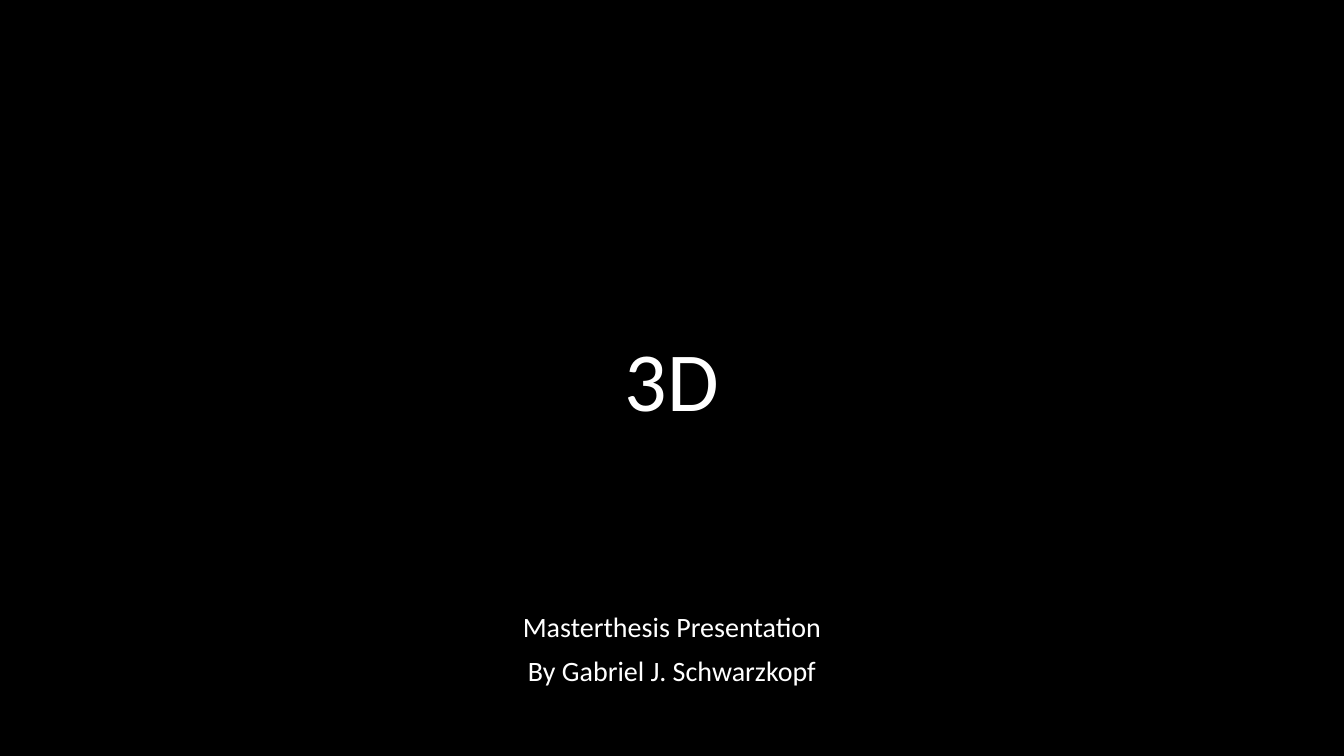
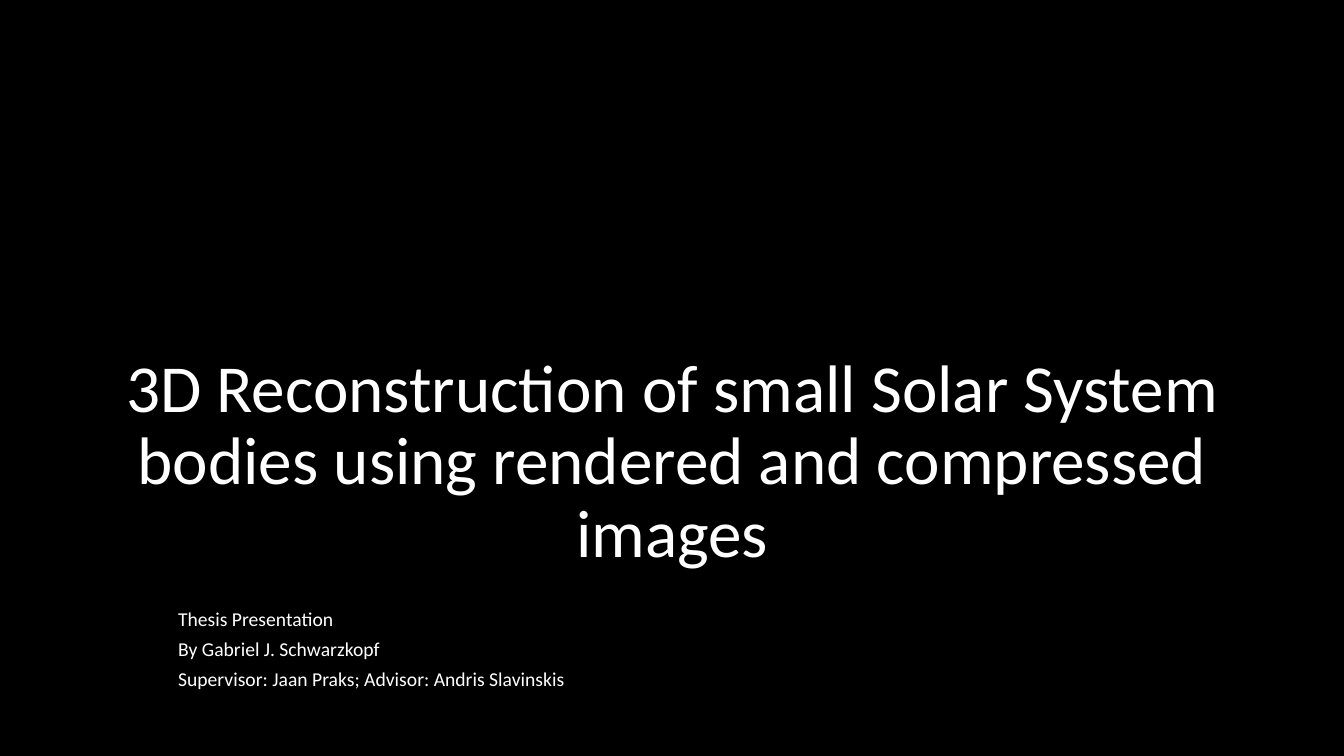
Before and after one commit to SISPO-developers/sispo, a slide deck: slide 1 of doc/thesis/Presentation/Thesis_presentation.pptx. Drawn at 1344x756 pixels with LibreOffice and Linux fonts; fonts in the diff are those of the drawing; background and template pictures are left out. Boxes give left, top, right and bottom in pixels: in the first picture for what was removed or moved away, otherwise in the second. Text is boxed around its words. In the diff, an @@ line names an element or a change of style, - is before the commit and + after.

```diff
--- a/doc/thesis/Presentation/Thesis_presentation.pptx
+++ b/doc/thesis/Presentation/Thesis_presentation.pptx
@@ title at (126, 365, 1218, 569): text changed; size 60 to 48 pt @@
-3D
+3D Reconstruction of small Solar System bodies using rendered and compressed images
@@ subtitle at (178, 612, 333, 626): text changed; size 20 to 14 pt @@
-Masterthesis Presentation
+Thesis Presentation
@@ subtitle at (178, 642, 379, 659): size 20 to 14 pt in "By Gabriel J. Schwarzkopf"; alignment centre to left; line spacing 0.9 to 0.7 @@
@@ subtitle at (178, 672, 564, 689): paragraph added @@
+Supervisor: Jaan Praks; Advisor: Andris Slavinskis
```
Also in this commit, not shown: 5 other slides changed, 4 slides added, 1 other file.
